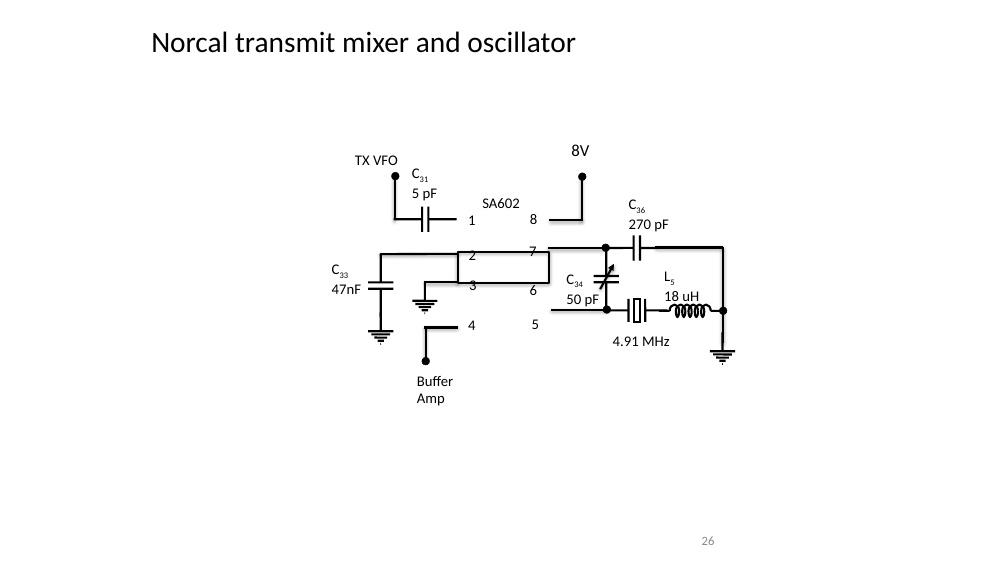
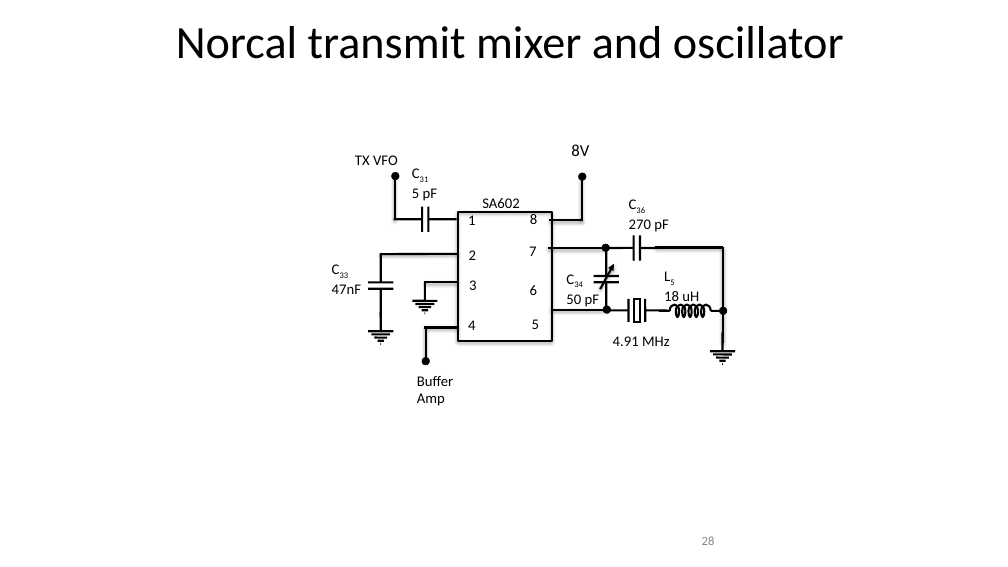
Before and after one commit to jlmucb/class_notes, a slide deck: slide 28 of science/EoRNotes.pptx (slide 26 before the commit). Drawn at 1008x567 pixels with LibreOffice and Linux fonts; fonts in the diff are those of the drawing. Boxes give left, top, right and bottom in pixels: in the first picture for what was removed or moved away, otherwise in the second. Text is boxed around its words. In the diff, an @@ line names an element or a change of style, - is before the commit and + after.

```diff
--- a/science/EoRNotes.pptx
+++ b/science/EoRNotes.pptx
@@ text "Norcal transmit mixer and oscillator": place and size @@
-text "Norcal transmit mixer and oscillator" at <box>151,31,576,53</box>
+text "Norcal transmit mixer and oscillator" at <box>176,26,844,59</box>
@@ text "Norcal transmit mixer and oscillator" at <box>176,26,844,59</box>: size 28 to 44 pt; alignment left to centre @@
@@ rectangle: place and size @@
-rectangle at <box>458,252,550,282</box>
+rectangle at <box>458,212,552,341</box>
```
Also in this commit, not shown: 28 other slides changed, 2 slides added, 1 other file.
